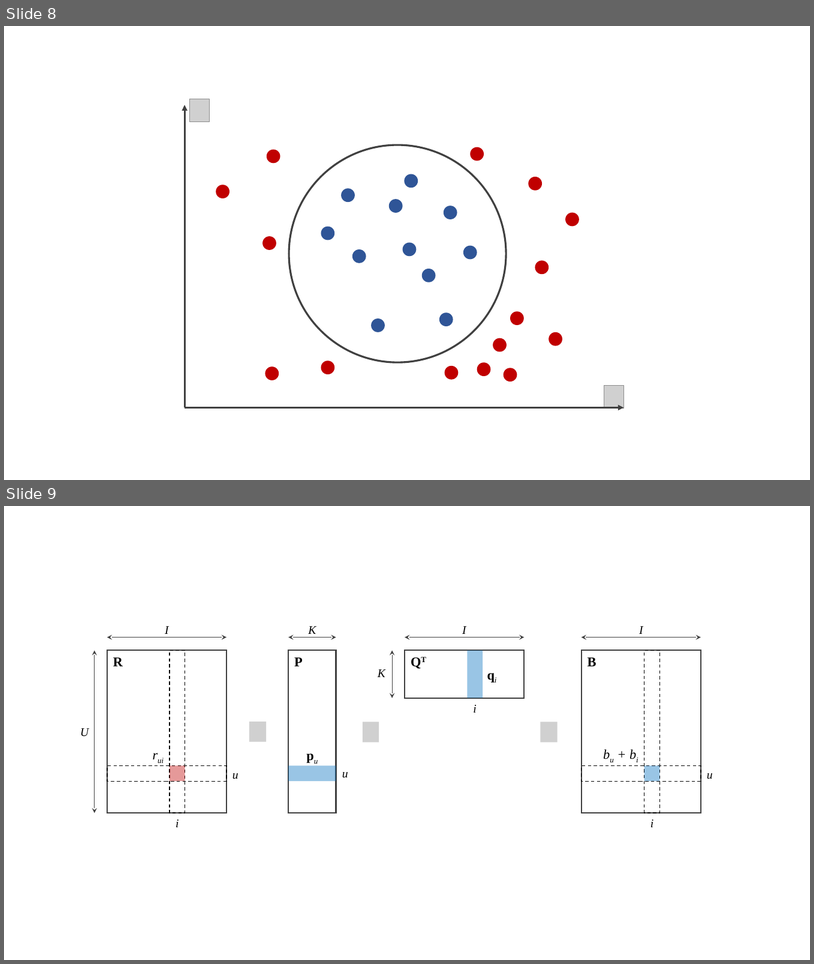
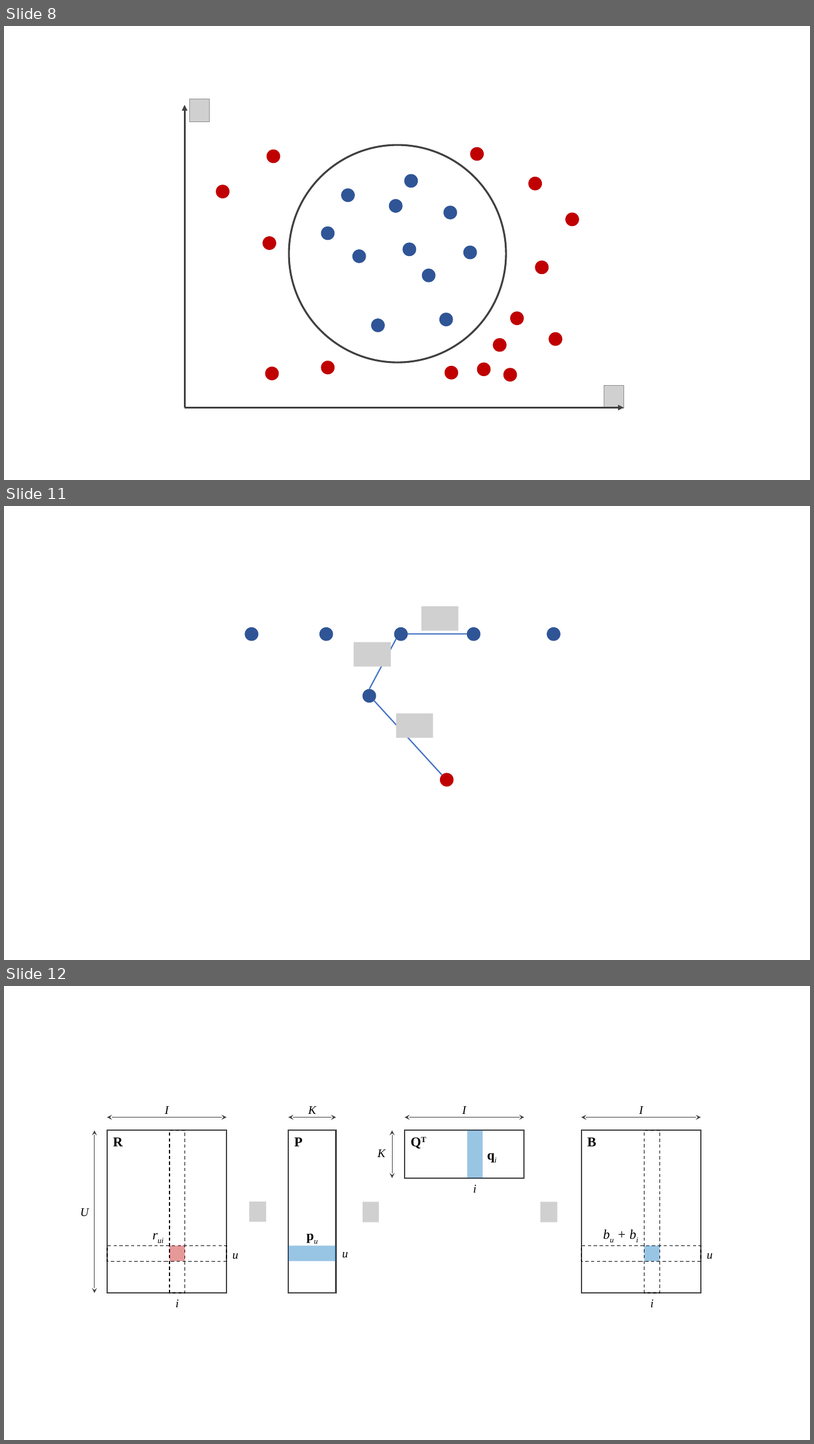
Before and after one commit to hungpq7/data-science, a slide deck: image/0_raw_image.pptx. Shown one above the other, each under a label of ours: slides 8 and 9 before the commit, slides 8, 11 and 12 after it; the slides between them are not shown. The pictures are 814x964 and 814x1444 pixels, drawn with LibreOffice and Linux fonts; fonts in the diff are those of the drawing; grey boxes stand for pictures. Boxes give left, top, right and bottom in pixels: in the first picture for what was removed or moved away, otherwise in the second. Text is boxed around its words. In the diff, an @@ line names an element or a change of style, - is before the commit and + after.

```diff
--- a/image/0_raw_image.pptx
+++ b/image/0_raw_image.pptx
@@ slide 11 added at box(4, 506, 810, 960), background #FFFFFF @@
@@ picture added at box(422, 606, 459, 631) @@
@@ ellipse added at box(245, 627, 258, 641), fill #2F5597 @@
@@ ellipse added at box(320, 627, 333, 641), fill #2F5597 @@
@@ ellipse added at box(394, 627, 408, 641), fill #2F5597 @@
@@ ellipse added at box(467, 627, 482, 641), fill #2F5597 @@
@@ ellipse added at box(547, 627, 561, 641), fill #2F5597 @@
@@ picture added at box(354, 642, 391, 666) @@
@@ line added from (396, 639) to (369, 688), #4472C4 1.5 pt @@
@@ line added from (467, 634) to (408, 634), #4472C4 1.5 pt @@
@@ ellipse added at box(363, 688, 377, 703), fill #2F5597 @@
@@ line added from (442, 775) to (374, 701), #4472C4 1.5 pt @@
@@ picture added at box(396, 714, 434, 738) @@
@@ ellipse added at box(440, 773, 454, 787), fill #C00000 @@
@@ what was slide 9 is now slide 12 @@
```
Also in this commit, not shown: 2 other slides added.
